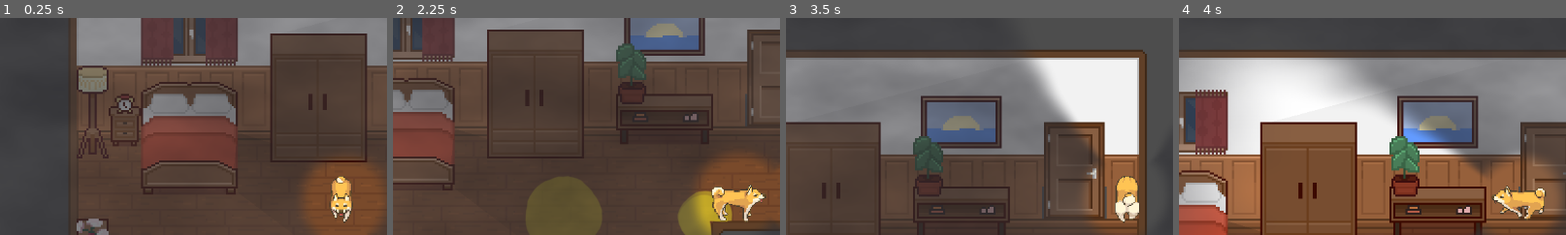
Above: before the commit, frames 1-4 (left to right).
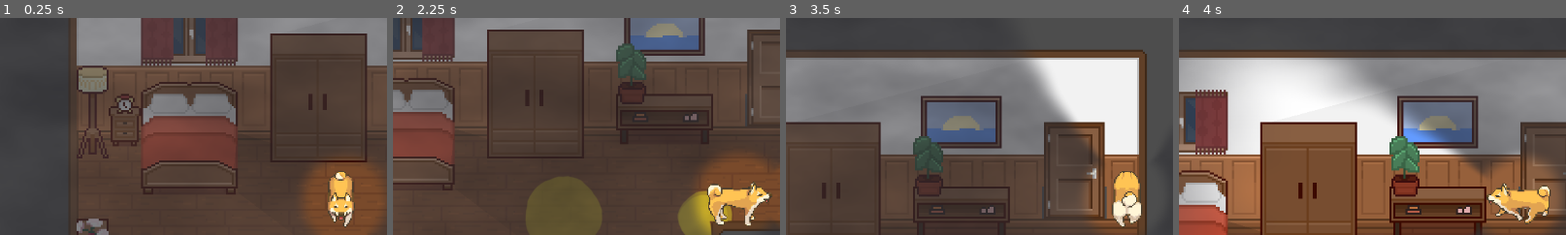
Above: after the commit, the same moments.

Repository: ethantheb/jammers
Game: Godot game, scene res://scenes/bedroom.tscn
The game is run twice, just before and just after one commit, with the same random seed, the same clock (stepped at 60 frames per second) and the same inputs.
Inputs (mouse positions are % of the whole screen's width and height, from its top left):
- Up to frame 1 (0.25 s): no input
- Up to frame 2 (2.25 s): tap Enter at 0.5 s; move the mouse to (72, 45) at 0.52 s; hold Right (ui_right) 0.53-1.28 s; hold Q 0.53-1.28 s; click (72, 45) at 0.67 s; move the mouse to (30, 55) at 1.27 s; hold Down (ui_down) 1.28-2.03 s; tap Q at 1.35 s; click (30, 55) at 1.42 s; move the mouse to (60, 28) at 2.02 s; hold Right (ui_right) from 2.03 s (still down); hold Q from 2.03 s (still down); click (60, 28) at 2.17 s
- Up to frame 3 (3.5 s): move the mouse to (45, 70) at 2.77 s; release Right (ui_right) at 2.78 s; release Q at 2.78 s; hold Up (ui_up) from 2.78 s (still down); tap Q at 2.85 s; click (45, 70) at 2.92 s
- Up to frame 4 (4 s): move the mouse to (80, 65) at 3.52 s; release Up (ui_up) at 3.53 s; hold Left (ui_left) from 3.53 s (still down); hold Q from 3.53 s (still down); click (80, 65) at 3.67 s
The pictures show only the part of the screen within x 6-56%, y 8-58%; the shares and areas given below are measured in that part.

The runs differ from the first frame. In frame 1, 0.9% of the frame differs, in the area x 84-92%, y 70-97%; in frame 2, 1.3%, in the area x 80-98%, y 75-96%; in frame 3, 0.9%; in frame 4, 1.2%.

Commit message:
Added mac trackpad support for the embiggening

Diff:
--- a/scenes/player.tscn
+++ b/scenes/player.tscn
@@ -1755,7 +1755,7 @@
 [node name="Dog" type="AnimatedSprite2D" parent="." unique_id=2037254690]
 z_index = 1
 y_sort_enabled = true
-scale = Vector2(0.5, 0.5)
+scale = Vector2(0.6, 0.6)
 sprite_frames = SubResource("SpriteFrames_smehm")
 animation = &"dog_idle_up"
 
--- a/scripts/player.gd
+++ b/scripts/player.gd
@@ -18,6 +18,7 @@
 const SCALE_MIN = 0.1
 const SCALE_MAX = 3.0
 const SCALE_STEP = 0.1
+const TRACKPAD_SCROLL_THRESHOLD = 12.0
 
 const BUMP_SOUND_PATH = "res://assets/sfx/bump.wav"
 const STEP_SOUND_PATH = "res://assets/sfx/footsteps_wood.mp3"
@@ -66,6 +67,7 @@
 var _step_sound: AudioStream
 var _puddle_step_sound: AudioStream
 var _piss_sound: AudioStream
+var _trackpad_scroll_accumulator: float = 0.0
 
 func _ready() -> void:
 	set_dog_mode(dog_mode)
@@ -410,6 +412,26 @@
 	key_event.keycode = KEY_Q
 	InputMap.action_add_event(PEE_ACTION, key_event)
 
+func _unhandled_input(event: InputEvent) -> void:
+	if event is InputEventMouseButton:
+		if event.button_index == MOUSE_BUTTON_WHEEL_UP and event.pressed:
+			_apply_player_scale_step(1.0)
+		elif event.button_index == MOUSE_BUTTON_WHEEL_DOWN and event.pressed:
+			_apply_player_scale_step(-1.0)
+	elif event is InputEventPanGesture:
+		# macOS trackpad scrolling frequently arrives as pan gestures, not wheel buttons.
+		_trackpad_scroll_accumulator -= event.delta.y
+		var steps := int(_trackpad_scroll_accumulator / TRACKPAD_SCROLL_THRESHOLD)
+		if steps != 0:
+			_apply_player_scale_step(float(steps))
+			_trackpad_scroll_accumulator -= float(steps) * TRACKPAD_SCROLL_THRESHOLD
+
+func _apply_player_scale_step(step_count: float) -> void:
+	scale = clamp(
+		scale + Vector2.ONE * SCALE_STEP * step_count,
+		Vector2.ONE * SCALE_MIN,
+		Vector2.ONE * SCALE_MAX
+	)
 func _snap_to_8_directions(dir: Vector2) -> Vector2:
 	if dir.length_squared() < 0.001:
 		return facing_direction_snapped
